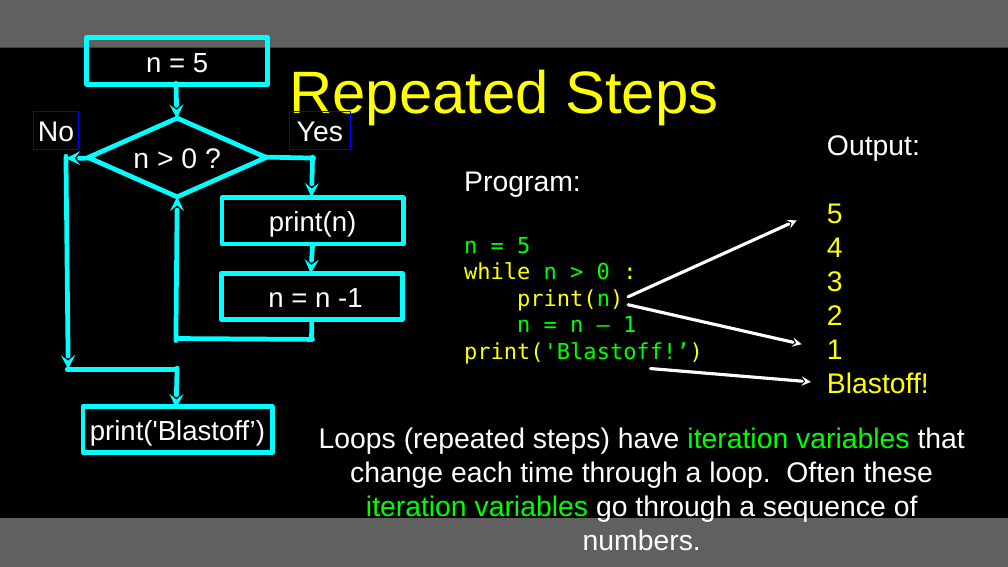
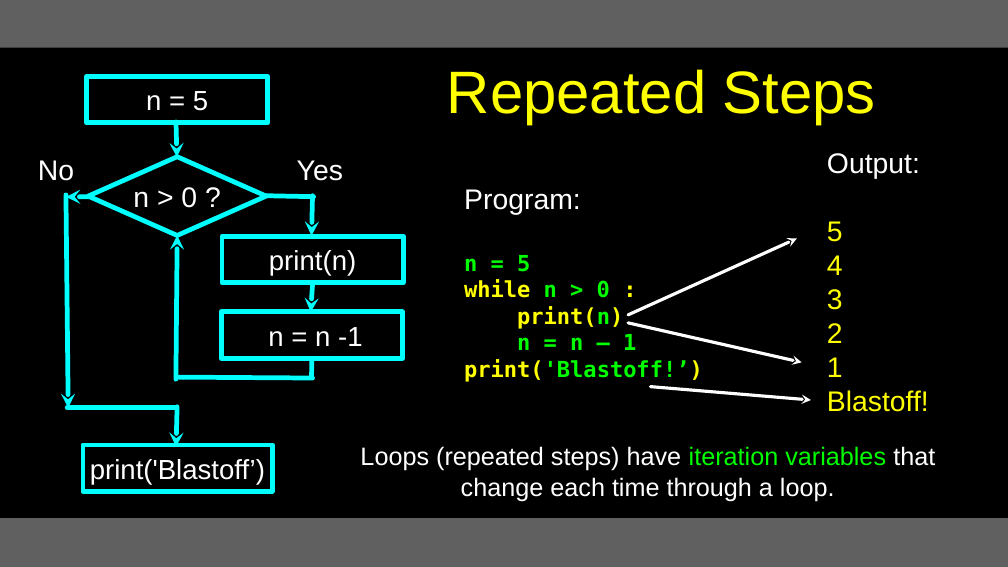
Before and after one commit to csev/py4e, a slide deck: slide 41 of lectures3/Pythonlearn-01-Intro.pptx (slide 42 before the commit). Drawn at 1008x567 pixels with LibreOffice and Linux fonts; fonts in the diff are those of the drawing. Boxes give left, top, right and bottom in pixels: in the first picture for what was removed or moved away, otherwise in the second. Text is boxed around its words. In the diff, an @@ line names an element or a change of style, - is before the commit and + after.

```diff
--- a/lectures3/Pythonlearn-01-Intro.pptx
+++ b/lectures3/Pythonlearn-01-Intro.pptx
@@ title "Repeated Steps" moved from (x1=290, y1=69, x2=719, y2=125) to (x1=447, y1=69, x2=876, y2=125) @@
@@ text "No" at (x1=38, y1=160, x2=74, y2=181): outline #0000FF 0.75 pt to none @@
@@ text "Yes" at (x1=297, y1=160, x2=343, y2=181): outline #0000FF 0.75 pt to none @@
@@ text at (x1=464, y1=255, x2=703, y2=382): bold on in "n = 5", "while n > 0 :", "print(n)", "n = n – 1" and 1 more places @@
@@ 7 arrows, 4 rectangles, 4 lines, 2 texts, 1 diamond moved together from (x1=33, y1=38, x2=403, y2=453) to (x1=38, y1=77, x2=403, y2=492) @@
@@ 3 arrows, 2 texts moved together from (x1=464, y1=135, x2=929, y2=394) to (x1=464, y1=153, x2=929, y2=412) @@
@@ text at (x1=360, y1=446, x2=935, y2=501): text changed; size 36 to 32 pt @@
-Loops (repeated steps) have iteration variables that change each time through a loop. Often these iteration variables go through a sequence of numbers.
+Loops (repeated steps) have iteration variables that change each time through a loop.
```
Also in this commit, not shown: 7 other slides changed, 1 slide removed.
